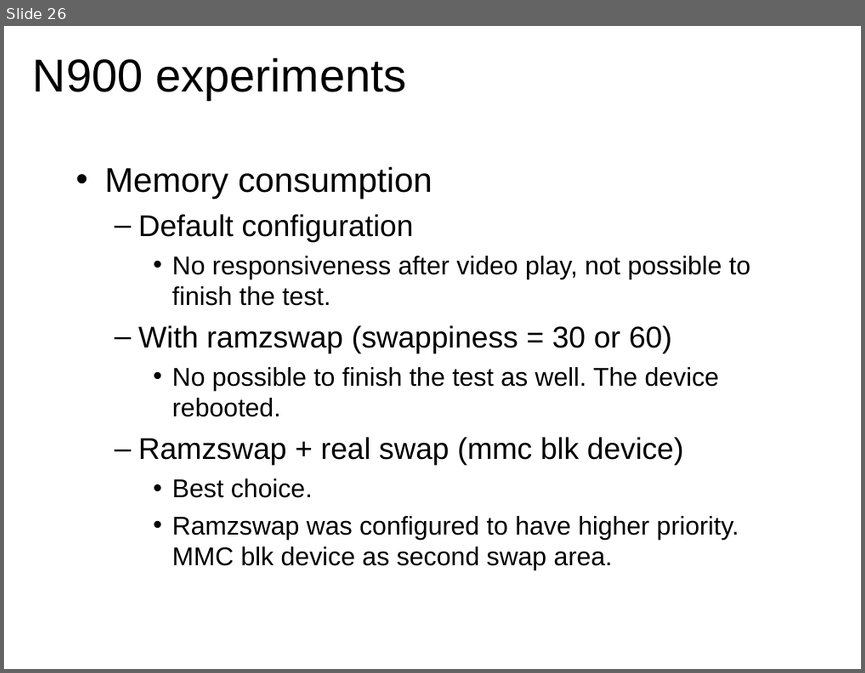
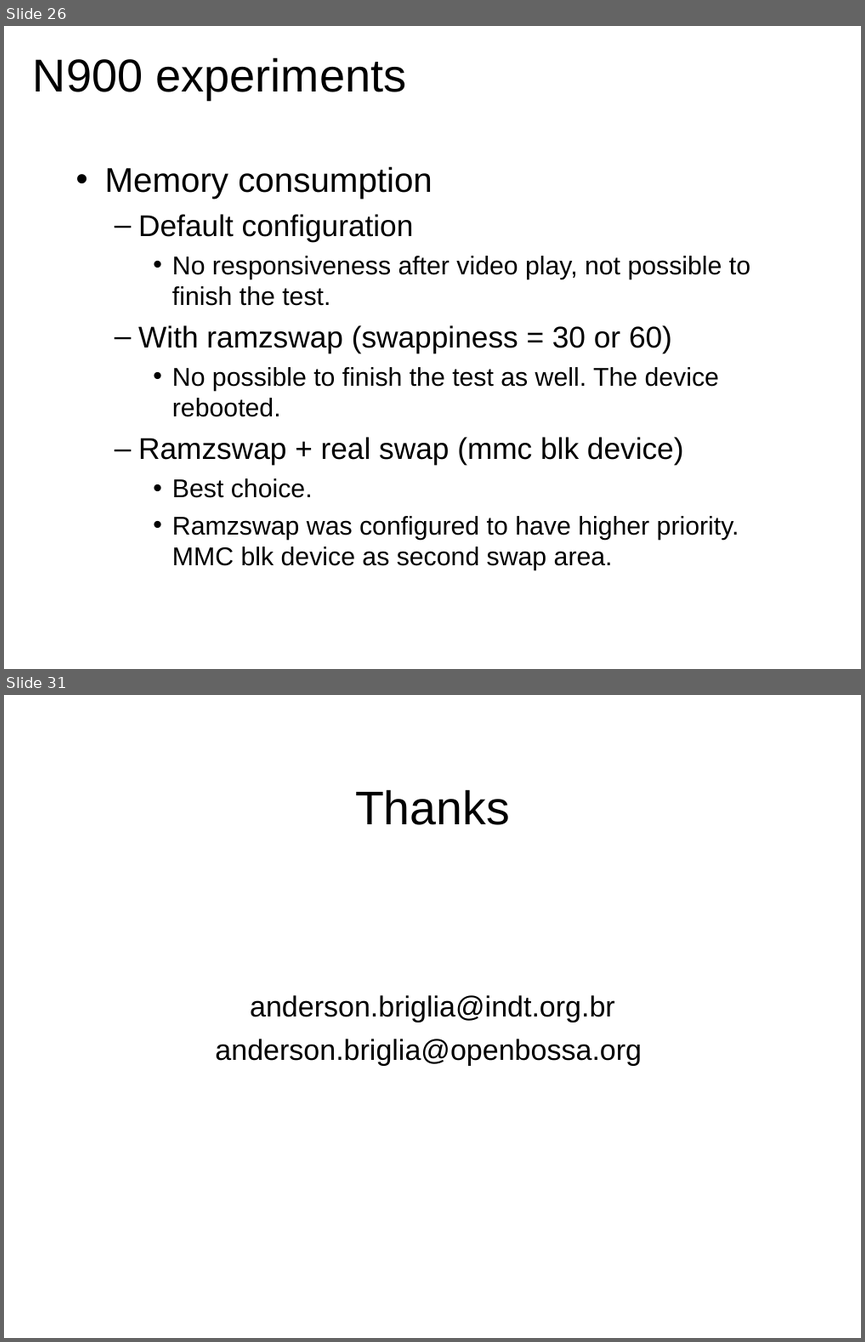
Before and after one commit to briglia/LinuxCon2011, a slide deck: linuxcon2011.odp. Shown one above the other, each under a label of ours: slide 26 before the commit, slides 26 and 31 after it; the slides between them are not shown. The pictures are 865x673 and 865x1342 pixels, drawn with LibreOffice and Linux fonts; fonts in the diff are those of the drawing. Boxes give left, top, right and bottom in pixels: in the first picture for what was removed or moved away, otherwise in the second. Text is boxed around its words. In the diff, an @@ line names an element or a change of style, - is before the commit and + after.

```diff
--- a/linuxcon2011.odp
+++ b/linuxcon2011.odp
@@ slide 31 added at (x1=4, y1=695, x2=861, y2=1338), background #FFFFFF @@
@@ title added at (x1=355, y1=789, x2=510, y2=825), 44 pt, text #000000 @@
+Thanks
@@ subtitle added at (x1=215, y1=995, x2=642, y2=1065), 27 pt, text #000000 @@
+anderson.briglia@indt.org.br
+anderson.briglia@openbossa.org
```
Also in this commit, not shown: 3 slides changed, 4 other slides added, 1 slide removed.
